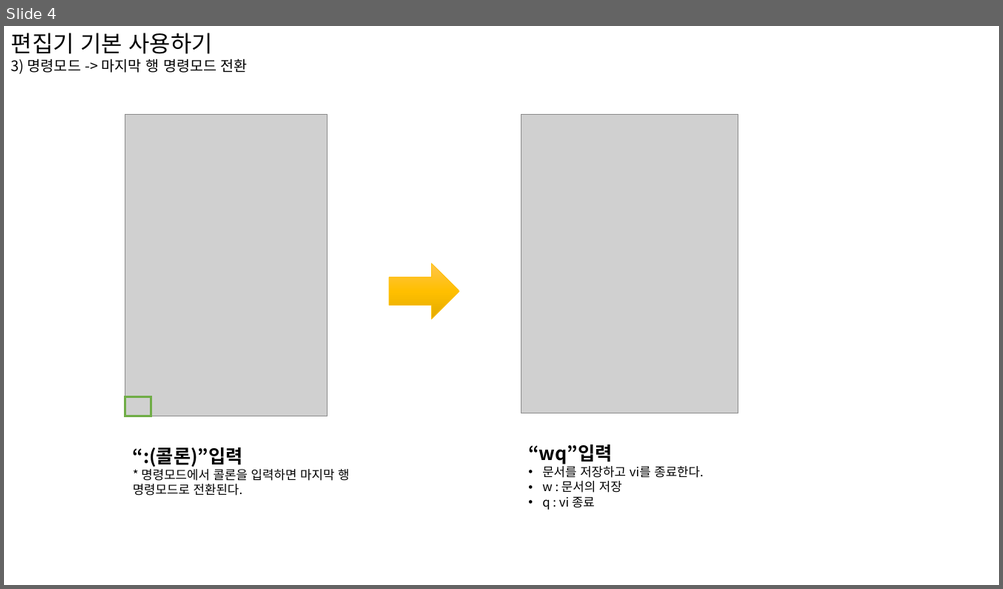
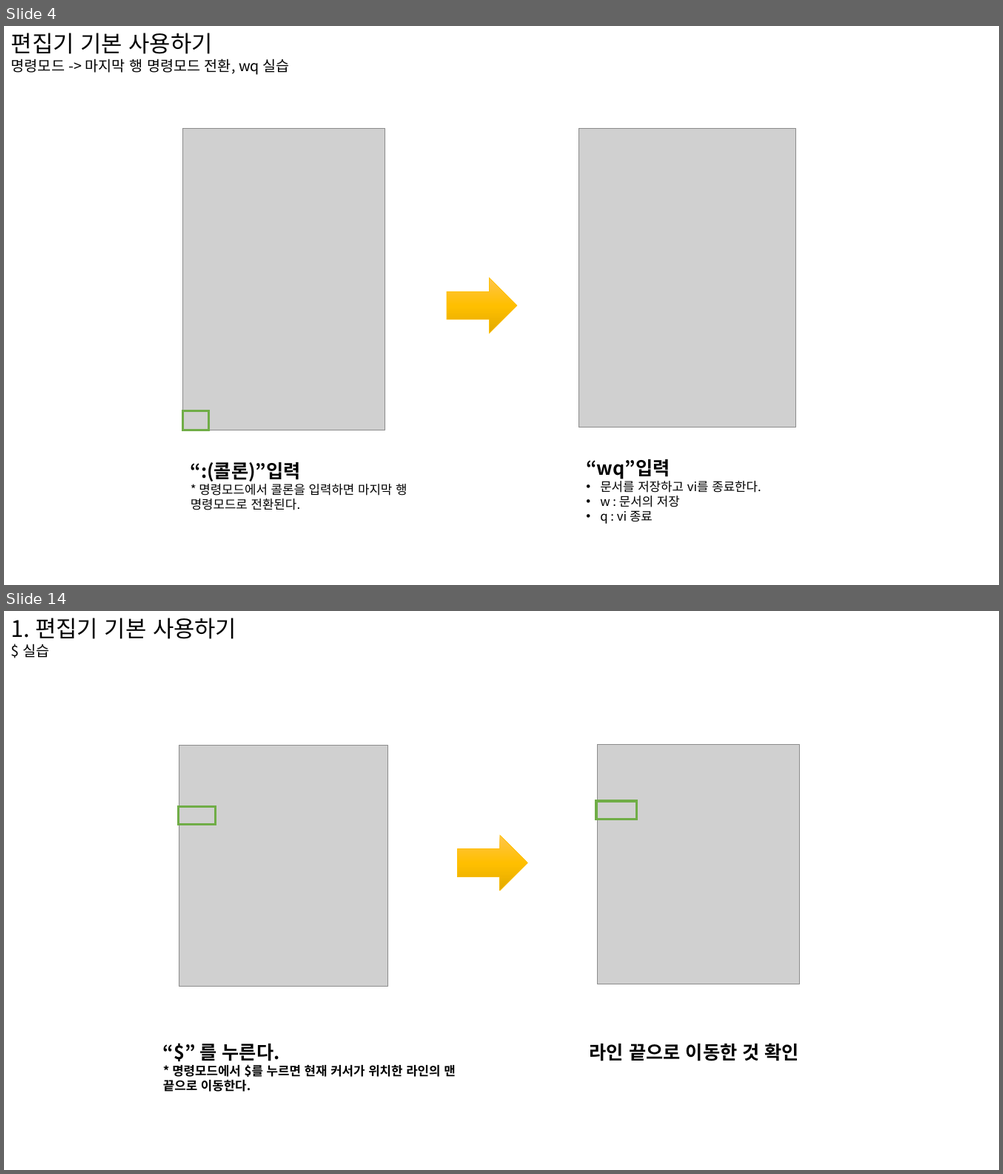
Before and after one commit to limmiseon/Linux, a slide deck: 리눅스 6강.pptx. Shown one above the other, each under a label of ours: slide 4 before the commit, slides 4 and 14 after it; the slides between them are not shown. The pictures are 1003x589 and 1003x1174 pixels, drawn with LibreOffice and Linux fonts; fonts in the diff are those of the drawing; grey boxes stand for pictures. Boxes give left, top, right and bottom in pixels: in the first picture for what was removed or moved away, otherwise in the second. Text is boxed around its words. In the diff, an @@ line names an element or a change of style, - is before the commit and + after.

```diff
--- a/리눅스 6강.pptx
+++ b/리눅스 6강.pptx
@@ slide 14 added at box(4, 611, 999, 1170), background #FFFFFF @@
@@ text added at box(11, 618, 236, 658), 22 pt, text #000000 @@
+1. 편집기 기본 사용하기
+$ 실습
@@ picture added at box(179, 745, 387, 987) @@
@@ picture added at box(597, 744, 800, 984) @@
@@ rectangle added at box(179, 807, 215, 825), outline #70AD47 2.25 pt @@
@@ rectangle added at box(597, 801, 637, 819), outline #70AD47 2.25 pt @@
@@ right arrow added at box(458, 835, 528, 891), fill gradient #FFC64B to #FFC000 to #E3AB00, outline #FFC000 0.5 pt @@
@@ text added at box(163, 1041, 455, 1092), 12 pt, text #000000, bold @@
+“$” 를 누른다.
+* 명령모드에서 $를 누르면 현재 커서가 위치한 라인의 맨 끝으로 이동한다.
@@ text added at box(589, 1043, 799, 1062), 18 pt, text #000000, bold @@
+라인 끝으로 이동한 것 확인
@@ slide 4 changed as well @@
@@ text at box(11, 59, 289, 75): text changed @@
-3) 명령모드 -> 마지막 행 명령모드 전환
+명령모드 -> 마지막 행 명령모드 전환, wq 실습
@@ picture: place and size @@
-picture at box(521, 114, 738, 413)
+picture at box(578, 129, 796, 428)
@@ right arrow at box(447, 278, 517, 333): proportions changed @@
@@ 1 picture, 1 text, 1 right arrow, 1 rectangle: place and size @@
-1 picture, 1 text, 1 right arrow, 1 rectangle at box(125, 114, 459, 496)
+1 picture, 1 text, 1 right arrow, 1 rectangle at box(183, 129, 517, 511)
@@ text "“wq”입력": place and size @@
-text "“wq”입력" at box(528, 445, 703, 510)
+text "“wq”입력" at box(586, 460, 761, 524)
```
Also in this commit, not shown: 3 other slides changed, 34 other slides added, 22 slides removed.
